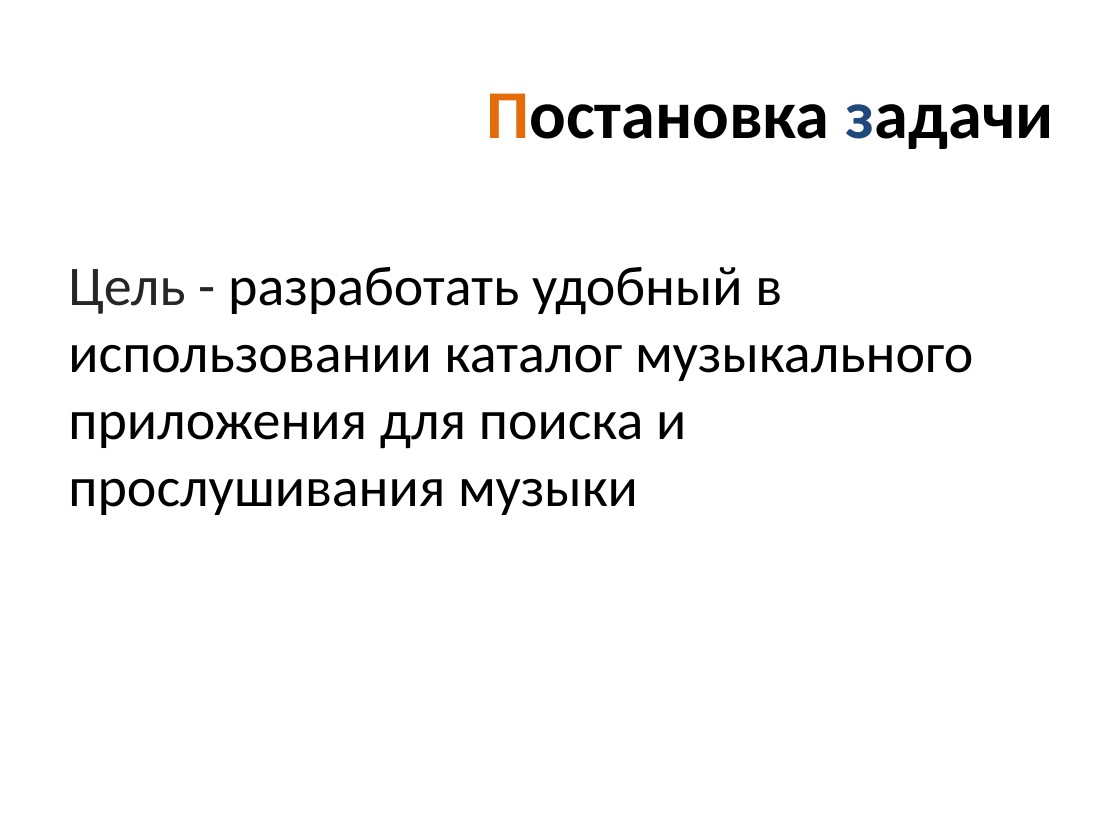
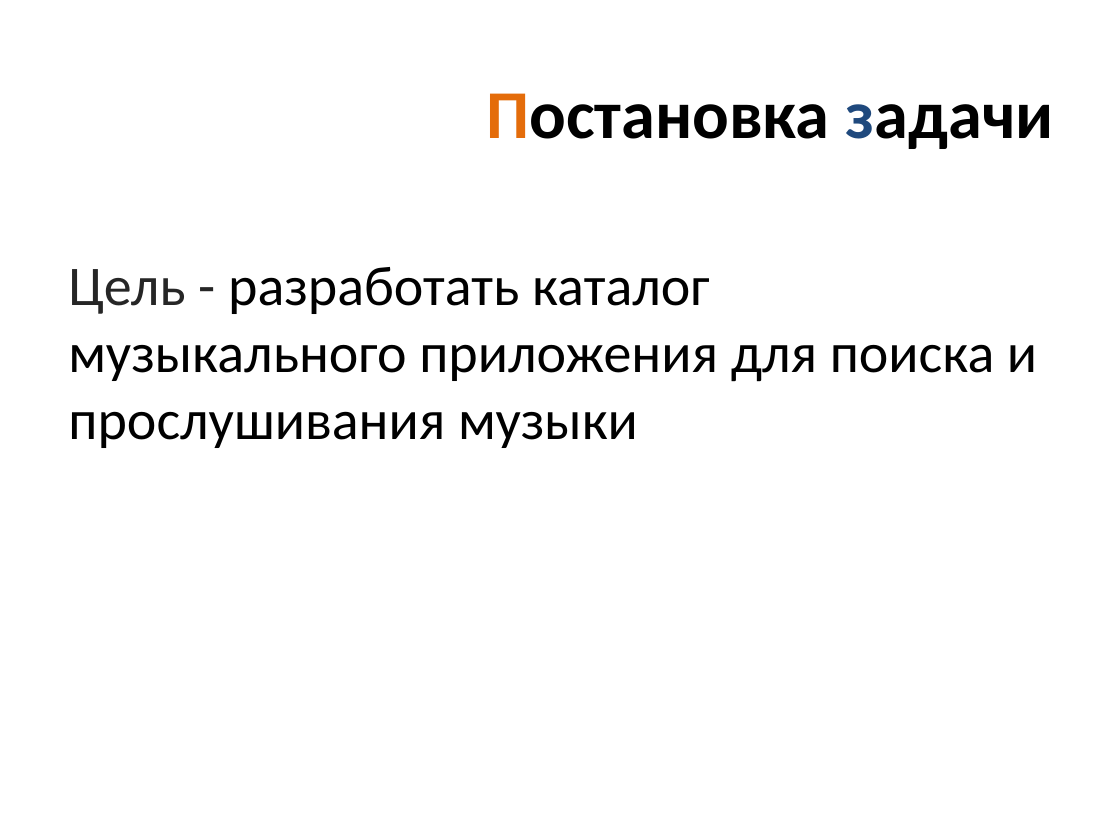
Before and after one commit to Roman-30/--5.2-1, a slide deck: slide 3 of Документация/Music_Zone.pptx. Drawn at 1120x840 pixels with LibreOffice and Linux fonts; fonts in the diff are those of the drawing. Boxes give left, top, right and bottom in pixels: in the first picture for what was removed or moved away, otherwise in the second. Text is boxed around its words. In the diff, an @@ line names an element or a change of style, - is before the commit and + after.

```diff
--- a/Документация/Music_Zone.pptx
+++ b/Документация/Music_Zone.pptx
@@ text at <box>68,267,1037,448</box>: text changed @@
-Цель - разработать удобный в использовании каталог музыкального приложения для поиска и прослушивания музыки
+Цель - разработать каталог музыкального приложения для поиска и прослушивания музыки
```
Also in this commit, not shown: 1 other file.
